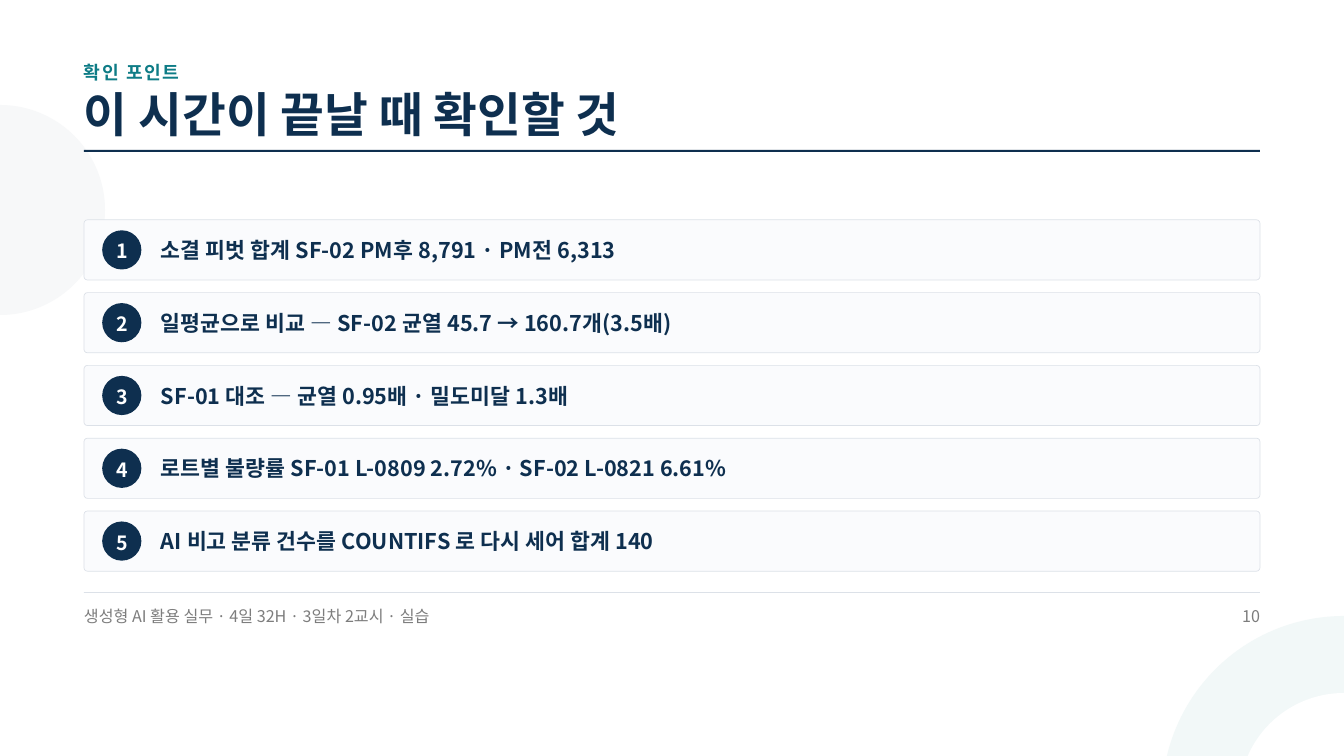
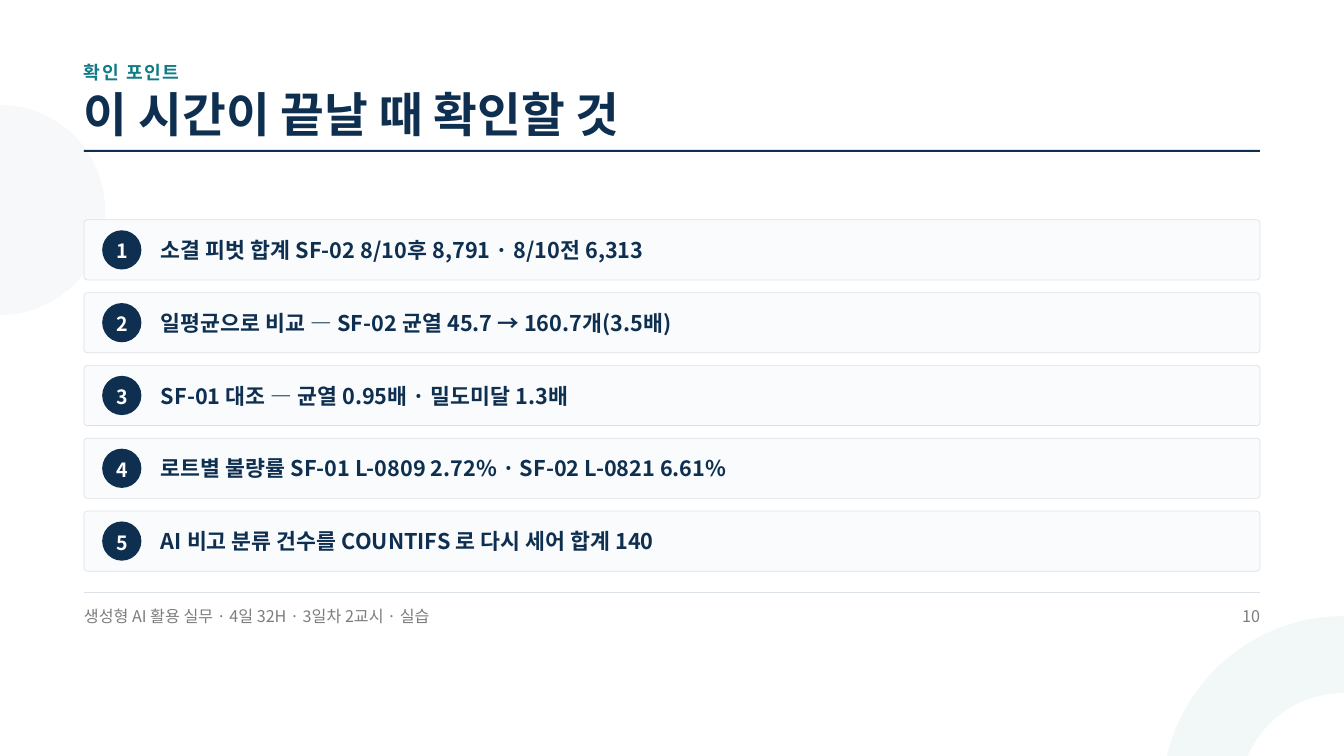
Before and after one commit to aebonlee/materials, a slide deck: slide 10 of knf/decks/d3p2.pptx. Drawn at 1344x756 pixels with LibreOffice and Linux fonts; fonts in the diff are those of the drawing. Boxes give left, top, right and bottom in pixels: in the first picture for what was removed or moved away, otherwise in the second. Text is boxed around its words. In the diff, an @@ line names an element or a change of style, - is before the commit and + after.

```diff
--- a/knf/decks/d3p2.pptx
+++ b/knf/decks/d3p2.pptx
@@ text at (161,239,643,263): text changed @@
-소결 피벗 합계 SF-02 PM후 8,791 · PM전 6,313
+소결 피벗 합계 SF-02 8/10후 8,791 · 8/10전 6,313
```
Also in this commit, not shown: 6 other slides changed, 5 other files.
